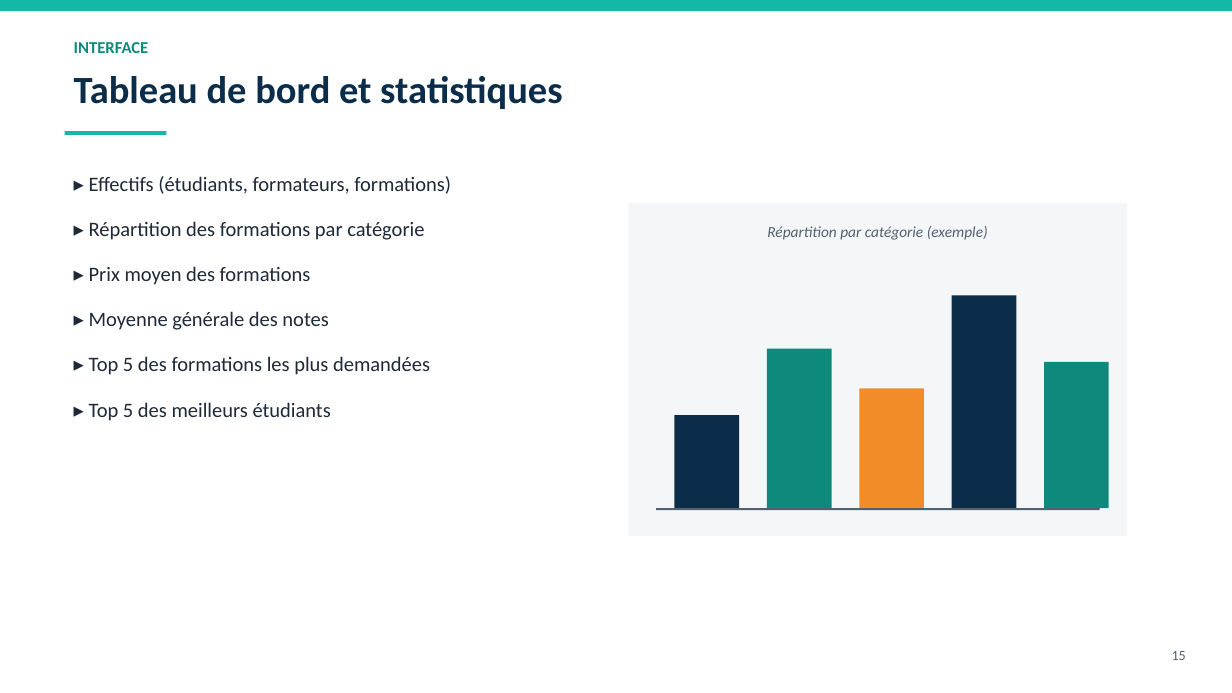
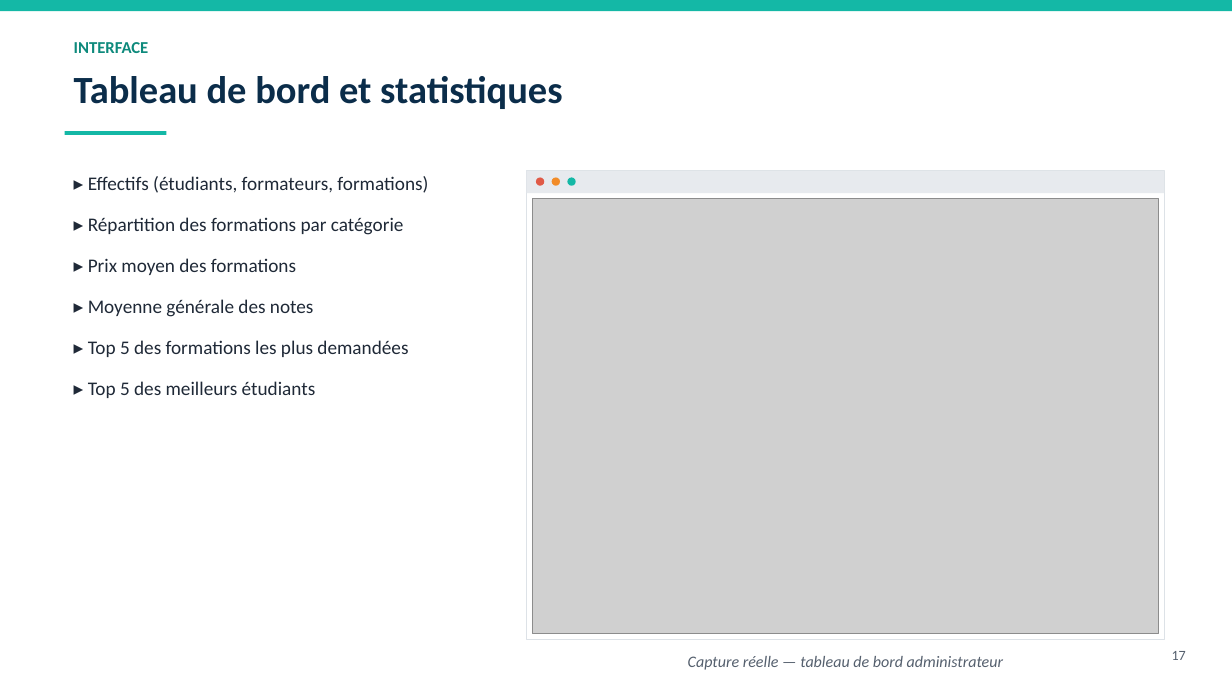
Before and after one commit to ASapAbro/E-Educ, a slide deck: slide 17 of complet/report/Presentation_Projet_Gestion_Formations.pptx (slide 15 before the commit). Drawn at 1232x693 pixels with LibreOffice and Linux fonts; fonts in the diff are those of the drawing; grey boxes stand for pictures. Boxes give left, top, right and bottom in pixels: in the first picture for what was removed or moved away, otherwise in the second. Text is boxed around its words. In the diff, an @@ line names an element or a change of style, - is before the commit and + after.

Commit message:
Enrichissement de la présentation : diagramme de cas d'utilisation, aperçu BDD réel, captures d'écran des interfaces
Ajoute un diagramme UML des cas d'utilisation, une slide d'aperçu réel de
MongoDB (mongosh) et des captures d'écran authentiques de l'application
(connexion, tableaux de bord admin/formateur/étudiant, gestion des
étudiants/formations, notation). Le tableau de bord de la slide
"Interface" utilise désormais une vraie capture au lieu d'un graphique
factice.

```diff
--- a/complet/report/Presentation_Projet_Gestion_Formations.pptx
+++ b/complet/report/Presentation_Projet_Gestion_Formations.pptx
@@ text "▸ Effectifs (étudiants, formateurs, formations)" at (88, 176, 428, 398): size 16 to 15 pt; less space between paragraphs @@
@@ rectangle: place and size @@
-rectangle at (628, 203, 1128, 536)
+rectangle at (527, 171, 1165, 640)
@@ rectangle at (527, 171, 1165, 640): fill #F4F6F8 to #FFFFFF; outline none to #DDE2E7 1 pt @@
@@ rectangle added at (527, 171, 1165, 193), fill #E7EAEE @@
@@ ellipse added at (536, 177, 544, 186), fill #E05A47 @@
@@ ellipse added at (552, 177, 560, 186), fill #F28C28 @@
@@ ellipse added at (567, 177, 576, 186), fill #14B8A6 @@
@@ picture added at (532, 199, 1159, 634) @@
@@ text removed at (767, 226, 988, 240) @@
-Répartition par catégorie (exemple)
@@ rectangle removed at (952, 296, 1017, 508) @@
@@ rectangle removed at (767, 348, 832, 508) @@
@@ rectangle removed at (860, 388, 924, 508) @@
@@ rectangle removed at (1044, 362, 1109, 508) @@
@@ rectangle removed at (675, 415, 739, 508) @@
@@ rectangle removed at (656, 508, 1100, 510) @@
@@ text added at (688, 656, 1003, 670), 12.5 pt, text #55606E, italic @@
+Capture réelle — tableau de bord administrateur
@@ text at (1172, 651, 1186, 660): text changed @@
-15
+17
```
Also in this commit, not shown: 12 other slides changed, 6 slides added, 1 other file.
